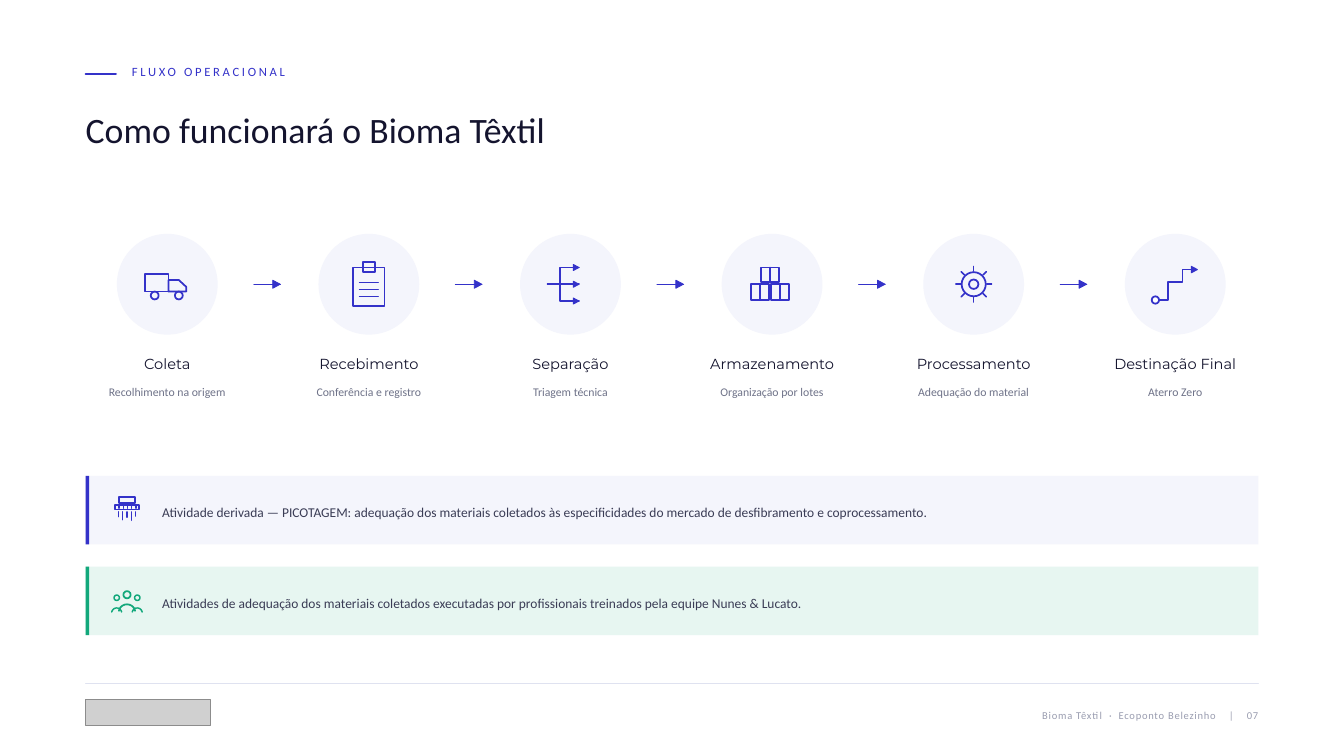
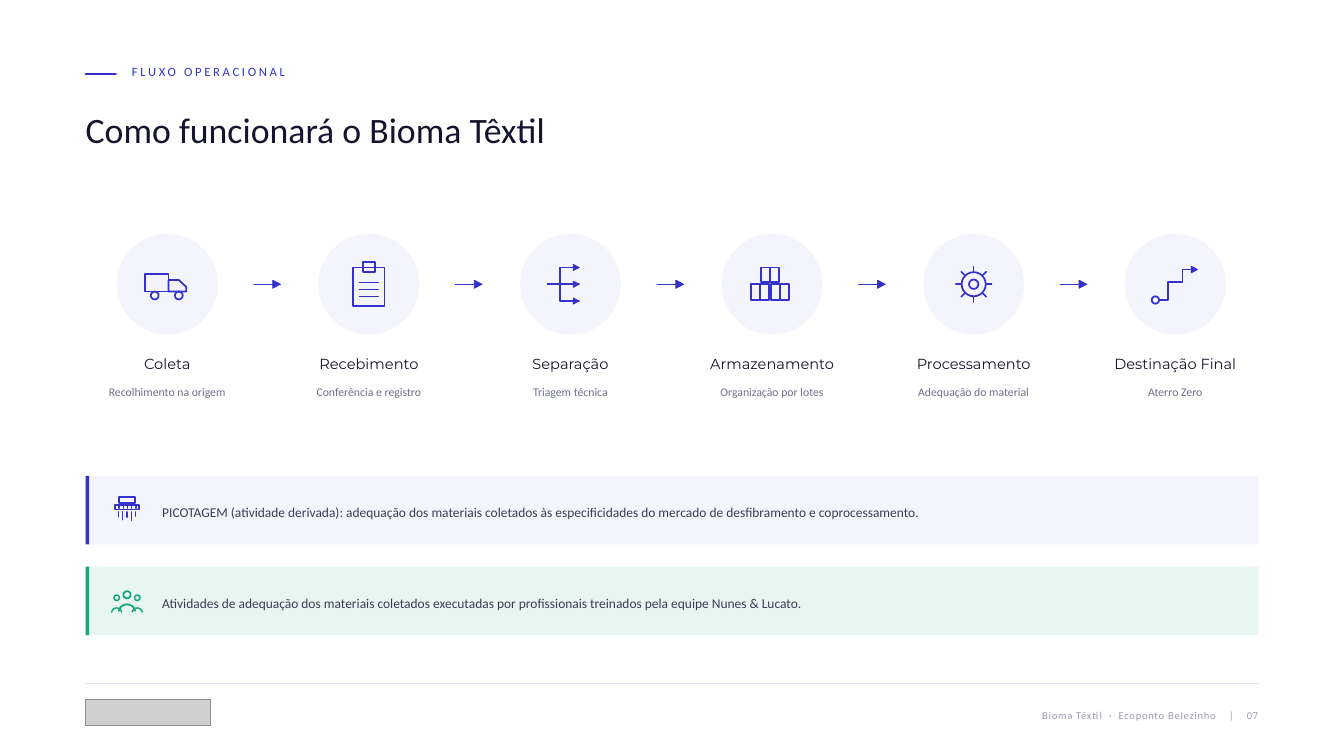
Before and after one commit to giovaniwawa789-beep/Kiro, a slide deck: slide 7 of apresentacoes/bioma_textil/Nunes_Lucato_Bioma_Textil_Ecoponto_Belezinho__Calibri.pptx. Drawn at 1344x756 pixels with LibreOffice and Linux fonts; fonts in the diff are those of the drawing; grey boxes stand for pictures. Boxes give left, top, right and bottom in pixels: in the first picture for what was removed or moved away, otherwise in the second. Text is boxed around its words. In the diff, an @@ line names an element or a change of style, - is before the commit and + after.

```diff
--- a/apresentacoes/bioma_textil/Nunes_Lucato_Bioma_Textil_Ecoponto_Belezinho__Calibri.pptx
+++ b/apresentacoes/bioma_textil/Nunes_Lucato_Bioma_Textil_Ecoponto_Belezinho__Calibri.pptx
@@ text at box(162, 507, 919, 519): text changed @@
-Atividade derivada — PICOTAGEM: adequação dos materiais coletados às especificidades do mercado de desfibramento e coprocessamento.
+PICOTAGEM (atividade derivada): adequação dos materiais coletados às especificidades do mercado de desfibramento e coprocessamento.
```
Also in this commit, not shown: 5 other slides changed, 3 other files.
